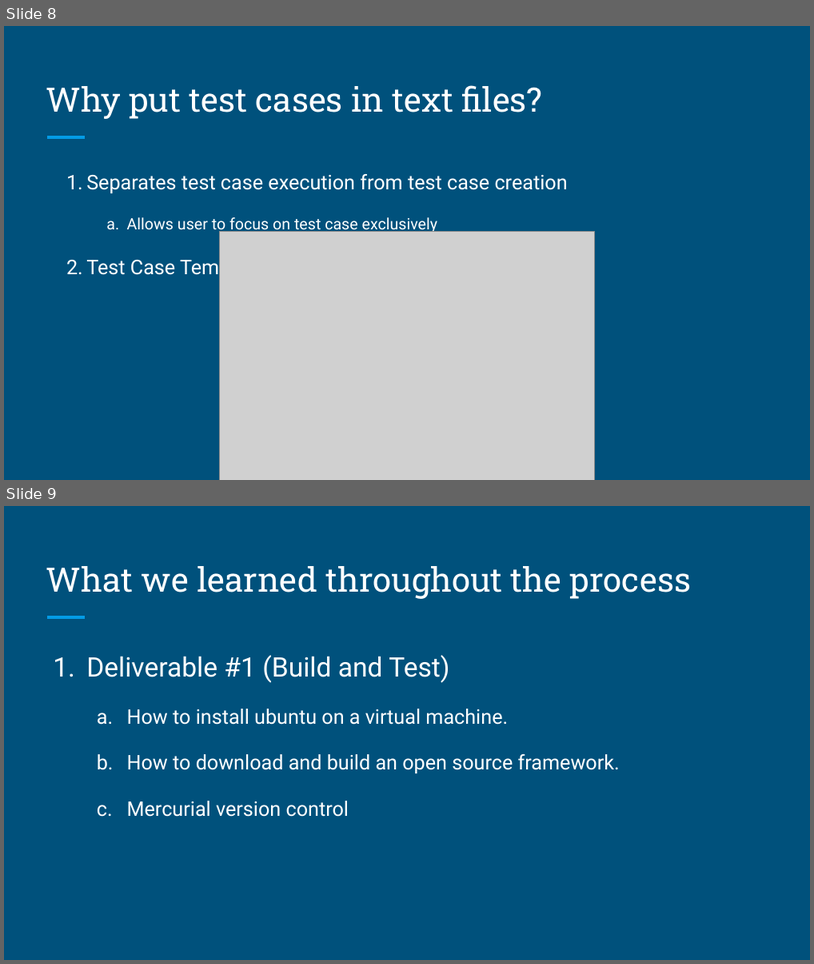
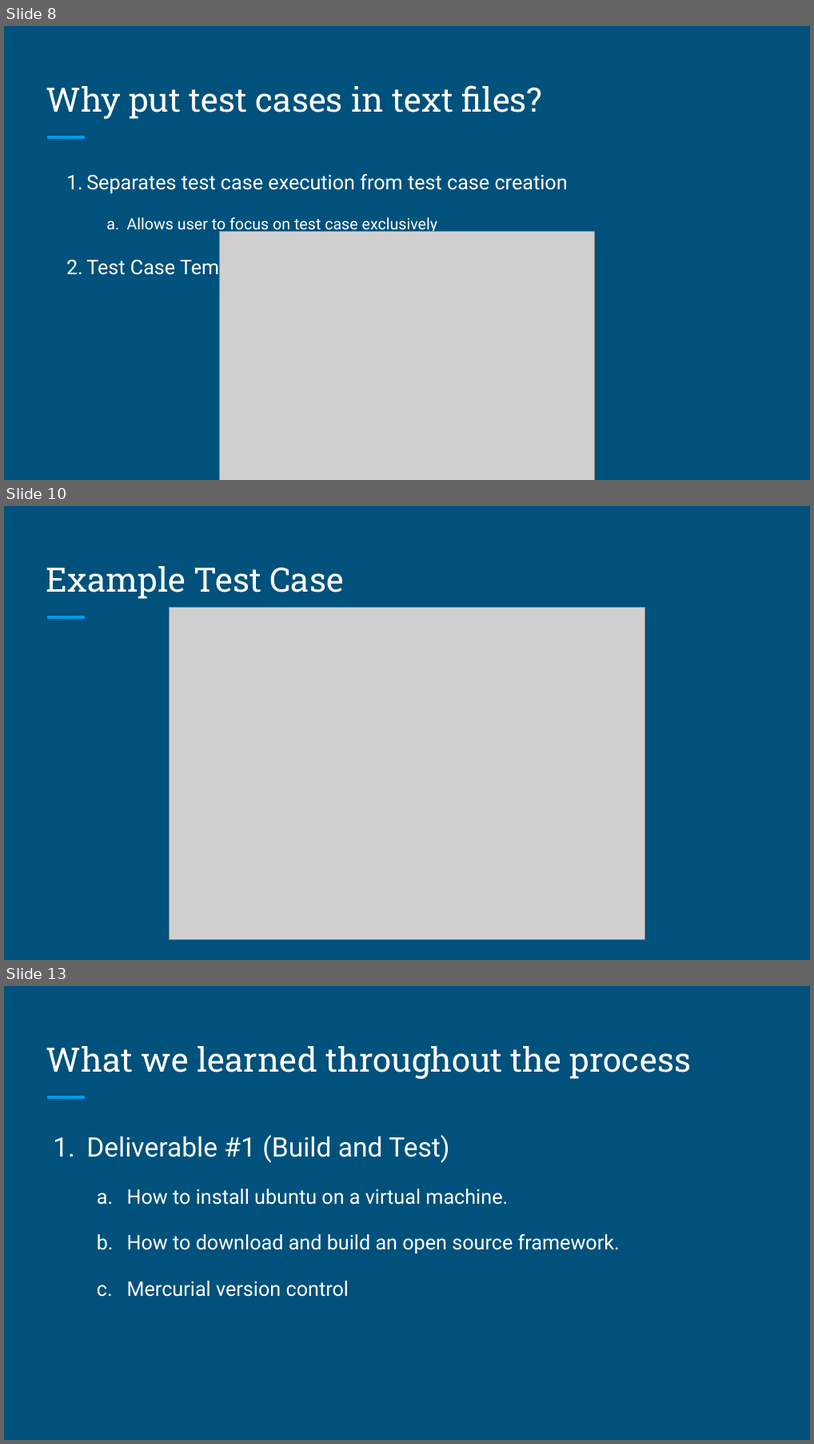
Before and after one commit to CSCI-362-02-2015/Team6, a slide deck: TestAutomation/reports/Team 6 Final Presentation.pptx. Shown one above the other, each under a label of ours: slides 8 and 9 before the commit, slides 8, 10 and 13 after it; the slides between them are not shown. The pictures are 814x964 and 814x1444 pixels, drawn with LibreOffice and Linux fonts; fonts in the diff are those of the drawing; grey boxes stand for pictures. Boxes give left, top, right and bottom in pixels: in the first picture for what was removed or moved away, otherwise in the second. Text is boxed around its words. In the diff, an @@ line names an element or a change of style, - is before the commit and + after.

```diff
--- a/TestAutomation/reports/Team 6 Final Presentation.pptx
+++ b/TestAutomation/reports/Team 6 Final Presentation.pptx
@@ slide 10 added at [4,506,810,960], background #00517C; not listed: 1 template element that a slide beside it also shows @@
@@ title added at [46,566,344,599], 30 pt, text #FFFFFF @@
+Example Test Case
@@ picture added at [170,608,645,939] @@
@@ what was slide 9 is now slide 13 @@
```
Also in this commit, not shown: 3 other slides added.
